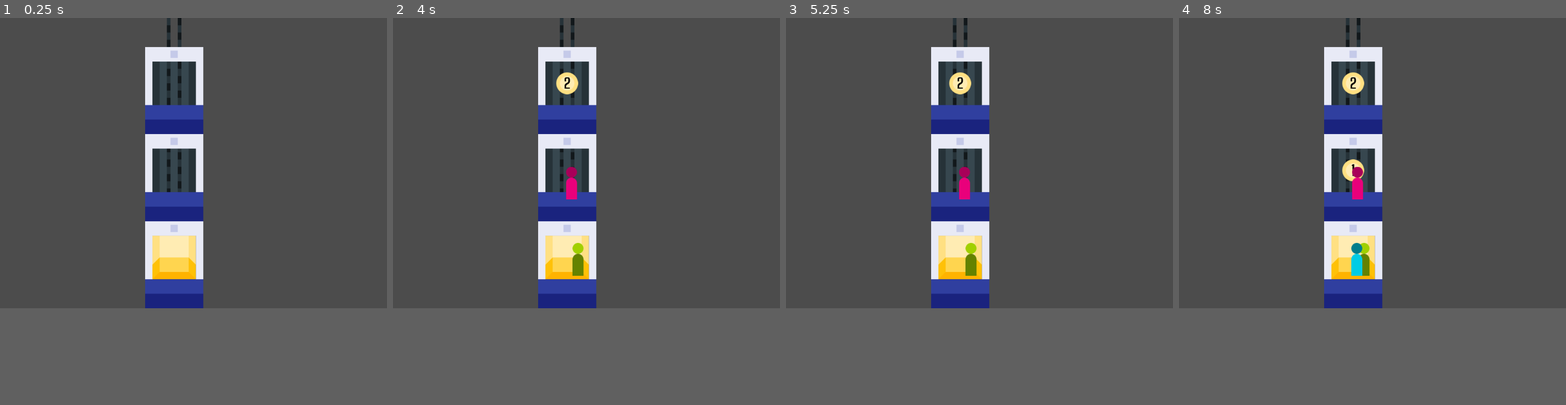
Above: before the commit, frames 1-4 (left to right).
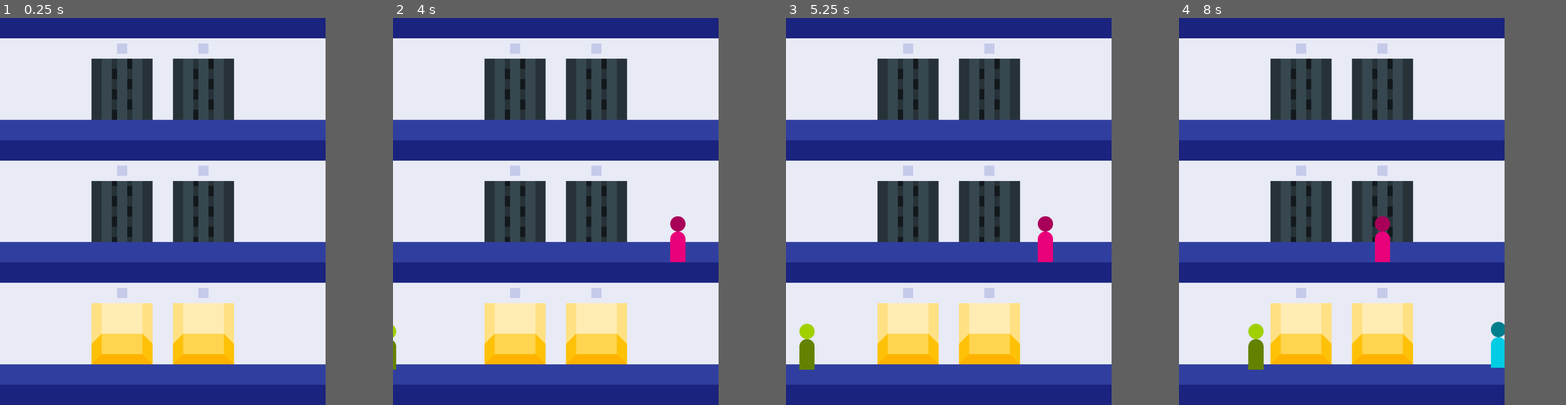
Above: after the commit, the same moments.

Repository: ttencate/uplifting
Game: Godot game, scene res://main.tscn
Same seed, same stepped clock (60 frames per second), same inputs: the game is played once before the commit and once after it.
Inputs (mouse positions are in pixels of both pictures, inside the frame that each line leads up to):
- Up to frame 1 (0.25 s): no input
- Up to frame 2 (4 s): click (567, 257) at 0.52 s; click (567, 257) at 1.27 s; click (567, 257) at 2.02 s; tap Enter at 2.75 s
- Up to frame 3 (5.25 s): no input
- Up to frame 4 (8 s): no input
In our replay, the window is 800x600 before the commit and 673x800 after it. These sizes can differ from the game's own. Grey fills any space a smaller window leaves; there, only what the larger window draws over its background counts as a difference.

The runs differ from the first frame. In frame 1, 71% of the frame differs, in the area x 0-85%, y 0-100%; in frame 2, 72%; in frame 3, 72%; in frame 4, 72%.

Commit message:
Smooth peep movement

Diff:
--- a/building/building.gd
+++ b/building/building.gd
@@ -10,25 +10,31 @@
 signal lift_arrived
 
 var _cells: Array = []
+var _rooms: Array = []
 
 func _ready():
 	_update_cells()
 
-func cell_pos(flr, lift):
-	return Vector2(lift, -flr) * Constants.CELL_SIZE
+func get_free_slots(flr):
+	var free_slots = []
+	for lift in lifts:
+		if lift.flr == flr and lift.doors_open():
+			for slot in lift.get_free_slots():
+				free_slots.push_back([slot, lift])
+	return free_slots
 
 func set_light_on(flr, lift_index, on):
 	var cell = _cells[flr][lift_index]
 	cell.set_light_on(on)
 
 func _update_cells():
-	while len(_cells) > num_floors:
+	while len(_cells) >= num_floors:
 		var row = _cells.pop_back()
 		for cell in row:
 			cell.queue_free()
-	while len(_cells) < num_floors:
+	while len(_cells) <= num_floors:
 		_cells.push_back([])
-	for flr in len(_cells):
+	for flr in num_floors + 1:
 		var row = _cells[flr]
 		while len(row) > num_lifts:
 			row.pop_back().queue_free()
@@ -39,6 +45,20 @@
 			cell.connect("clicked", self, "_cell_clicked", [flr, lift_index])
 			add_child(cell)
 			row.push_back(cell)
+
+	while len(_rooms) >= num_floors:
+		var row = _rooms.pop_back()
+		for room in row:
+			room.queue_free()
+	while len(_rooms) <= num_floors:
+		var flr = len(_rooms)
+		var left = preload("res://building/room.tscn").instance()
+		left.position = Constants.cell_pos(flr, -1)
+		add_child(left)
+		var right = preload("res://building/room.tscn").instance()
+		right.position = Constants.cell_pos(flr, num_lifts)
+		add_child(right)
+		_rooms.push_back([left, right])
 
 	while len(lifts) > num_lifts:
 		lifts.pop_back().queue_free()
@@ -59,7 +79,7 @@
 	_update_cells()
 
 func _get_size() -> Vector2:
-	return Vector2(num_lifts, num_floors) * Constants.CELL_SIZE
+	return Vector2(num_lifts + 2, num_floors) * Constants.CELL_SIZE + Vector2(0, 64)
 
 func _cell_clicked(flr, lift_index):
 	emit_signal("cell_clicked", flr, lift_index)
--- a/building/cell.gd
+++ b/building/cell.gd
@@ -11,7 +11,7 @@
 
 func init(flr, lift_index):
 	_floor = flr
-	position = Vector2(lift_index, -flr) * Constants.CELL_SIZE
+	position = Constants.cell_pos(flr, lift_index)
 
 func set_light_on(on):
 	_light.visible = on
--- /dev/null
+++ b/building/room.svg
@@ -0,0 +1,52 @@
+<?xml version="1.0" encoding="UTF-8" standalone="no"?>
+<svg
+   xmlns:dc="http://purl.org/dc/elements/1.1/"
+   xmlns:cc="http://creativecommons.org/ns#"
+   xmlns:rdf="http://www.w3.org/1999/02/22-rdf-syntax-ns#"
+   xmlns:svg="http://www.w3.org/2000/svg"
+   xmlns="http://www.w3.org/2000/svg"
+   id="svg8"
+   version="1.1"
+   viewBox="0 0 67.73333 101.6"
+   height="384"
+   width="256">
+  <defs
+     id="defs2" />
+  <metadata
+     id="metadata5">
+    <rdf:RDF>
+      <cc:Work
+         rdf:about="">
+        <dc:format>image/svg+xml</dc:format>
+        <dc:type
+           rdf:resource="http://purl.org/dc/dcmitype/StillImage" />
+        <dc:title></dc:title>
+      </cc:Work>
+    </rdf:RDF>
+  </metadata>
+  <g
+     transform="translate(0,-195.39998)"
+     id="layer1">
+    <rect
+       y="280.06665"
+       x="0"
+       height="16.933332"
+       width="67.73333"
+       id="rect4516"
+       style="opacity:1;fill:#1a237e;fill-opacity:1;stroke:none;stroke-width:4.23333311;stroke-linecap:square;stroke-linejoin:round;stroke-miterlimit:10;stroke-dasharray:none;stroke-dashoffset:0.99968505;stroke-opacity:1" />
+    <rect
+       style="opacity:1;fill:#303f9f;fill-opacity:1;stroke:none;stroke-width:4.23333311;stroke-linecap:square;stroke-linejoin:round;stroke-miterlimit:10;stroke-dasharray:none;stroke-dashoffset:0.99968505;stroke-opacity:1"
+       id="rect4518"
+       width="67.73333"
+       height="16.933332"
+       x="0"
+       y="263.13333" />
+    <rect
+       y="195.39998"
+       x="0"
+       height="67.73333"
+       width="67.73333"
+       id="rect4520"
+       style="opacity:1;fill:#e8eaf6;fill-opacity:1;stroke:none;stroke-width:4.23333311;stroke-linecap:square;stroke-linejoin:round;stroke-miterlimit:10;stroke-dasharray:none;stroke-dashoffset:0.99968505;stroke-opacity:1" />
+  </g>
+</svg>
--- /dev/null
+++ b/building/room.tscn
@@ -0,0 +1,9 @@
+[gd_scene load_steps=2 format=2]
+
+[ext_resource path="res://building/room.svg" type="Texture" id=1]
+
+[node name="room" type="Node2D"]
+
+[node name="room" type="Sprite" parent="."]
+position = Vector2( 128, -192 )
+texture = ExtResource( 1 )
--- a/constants.gd
+++ b/constants.gd
@@ -1,3 +1,6 @@
 class_name Constants
 
 const CELL_SIZE = Vector2(256, 384)
+
+static func cell_pos(flr, lift_index):
+	return Vector2(1 + lift_index, -flr) * CELL_SIZE
--- a/lift/lift.gd
+++ b/lift/lift.gd
@@ -20,16 +20,12 @@
 func doors_open():
 	return flr == floor(flr)
 
-func has_room():
-	return get_free_slot() != null
-
-func get_free_slot():
-	var shuffled_slots = _slots.duplicate()
-	shuffled_slots.shuffle()
-	for slot in shuffled_slots:
+func get_free_slots():
+	var slots = []
+	for slot in _slots:
 		if not slot.remote_path:
-			return slot
-	return null
+			slots.push_back(slot)
+	return slots
 
 func get_pawns():
 	var pawns = []
@@ -45,7 +41,7 @@
 
 func _set_flr(f):
 	flr = f
-	position.y = flr * -Constants.CELL_SIZE.y
+	position = Constants.cell_pos(flr, index)
 
 func _physics_process(delta):
 	var distance = _destination - flr
--- a/main.gd
+++ b/main.gd
@@ -9,17 +9,18 @@
 	$spawn_timer.connect("timeout", self, "_spawn")
 	_building.connect("cell_clicked", self, "_cell_clicked")
 
+	_rescale()
+
 func _spawn():
 	var pawn = preload("res://pawn/pawn.tscn").instance()
 	pawn.init(_building)
-	pawn.connect("button_pressed", self, "_pawn_button_pressed")
 	_pawns.add_child(pawn)
 
 	$spawn_timer.start(rand_range(2, 4))
 
-func _physics_process(_delta):
+func _physics_process(delta):
 	for pawn in _pawns.get_children():
-		pawn.tick(_building)
+		pawn.tick(delta, _building)
 	for lift_index in _building.num_lifts:
 		var lift = _building.lifts[lift_index]
 		for flr in _building.num_floors:
@@ -32,3 +33,8 @@
 
 func _cell_clicked(flr, lift_index):
 	_building.lifts[lift_index].move_to_floor(flr)
+
+func _rescale():
+	var size = _building.size
+	get_tree().set_screen_stretch(SceneTree.STRETCH_MODE_VIEWPORT, SceneTree.STRETCH_ASPECT_KEEP, size)
+	_building.position = Vector2(0, _building.size.y)
--- a/main.tscn
+++ b/main.tscn
@@ -7,9 +7,8 @@
 script = ExtResource( 1 )
 
 [node name="building" parent="." instance=ExtResource( 2 )]
-position = Vector2( 384, 768 )
-scale = Vector2( 0.6, 0.6 )
-num_lifts = 1
+position = Vector2( 0, 768 )
+num_lifts = 2
 
 [node name="pawns" type="Node2D" parent="building"]
 
--- a/pawn/pawn.gd
+++ b/pawn/pawn.gd
@@ -1,23 +1,27 @@
 extends Node2D
 
-enum State { WAITING_FOR_LIFT, IN_LIFT, ARRIVED }
-
-var state = State.WAITING_FOR_LIFT
 var flr: int = 0
 var destination: int = 0
 
-signal button_pressed
+signal entered_lift
 signal arrived
 
+enum State { MOVING_INTO_VIEW, MOVING_TO_LIFT, IN_LIFT, ARRIVED }
+
+var _state = State.MOVING_INTO_VIEW
+var _walk_in_speed: float = 64
+var _walk_to_lift_speed: float = 64
+var _walk_out_speed: float = 96
 var _lift = null
 var _slot = null
+var _preferred_x: float = 0
 
 func init(building):
-	var random = randf()
-	if random < 0.4:
+	var random = randi() % 3
+	if random == 0:
 		flr = 1 + randi() % (building.num_floors - 1)
 		destination = 0
-	elif random < 0.8:
+	elif random == 2:
 		flr = 0
 		destination = 1 + randi() % (building.num_floors - 1)
 	else:
@@ -25,8 +29,15 @@
 		destination = flr
 		while destination == flr:
 			destination = randi() % building.num_floors
-	position.x = rand_range(32, building.size.x - 32)
-	position.y = building.cell_pos(flr, 0).y - 96
+	position = Constants.cell_pos(flr, 0)
+	if randi() % 2 == 0:
+		position.x = -64
+		_preferred_x = Constants.cell_pos(flr, rand_range(0, 1)).x
+	else:
+		position.x = building.size.x + 64
+		_preferred_x = Constants.cell_pos(flr, rand_range(building.num_lifts - 1, building.num_lifts)).x
+	position.y -= 96 + rand_range(-32, 32)
+	z_index = 10
 
 func _ready():
 	var hue = randf()
@@ -39,28 +50,52 @@
 	$head.modulate = Color.from_hsv(hue, saturation, head_value)
 	$body.modulate = Color.from_hsv(hue, saturation, body_value)
 
-func tick(building):
-	match state:
-		State.WAITING_FOR_LIFT:
-			for lift in building.lifts:
-				if lift.flr == flr and lift.doors_open() and lift.has_room():
+func _sort_slots(a, b):
+	return global_position.distance_squared_to(a[0].global_position) < global_position.distance_squared_to(b[0].global_position)
+
+func tick(delta, building):
+	match _state:
+		State.MOVING_INTO_VIEW:
+			if len(building.get_free_slots(flr)) > 0:
+				_state = State.MOVING_TO_LIFT
+			var distance = position.x - _preferred_x
+			if abs(distance) > 32:
+				position.x -= delta * _walk_in_speed * sign(distance)
+		State.MOVING_TO_LIFT:
+			var free_slots = building.get_free_slots(flr)
+			free_slots.sort_custom(self, "_sort_slots")
+			if len(free_slots) > 0:
+				var destination_slot = free_slots[0][0]
+				var destination_lift = free_slots[0][1]
+				var distance = global_position.x - destination_slot.global_position.x
+				if abs(distance) < 32:
 					print("Entering lift")
-					_slot = lift.get_free_slot()
+					_slot = destination_slot
 					_slot.remote_path = get_path()
-					_lift = lift
+					_lift = destination_lift
 					z_index = -50
-					state = State.IN_LIFT
-					emit_signal("button_pressed", destination, lift)
-					break
+					_state = State.IN_LIFT
+					emit_signal("entered_lift", destination, _lift)
+				else:
+					position.x -= delta * _walk_to_lift_speed * sign(distance)
 		State.IN_LIFT:
 			if _lift.flr == destination:
 				print("Arrived at destination")
+				flr = destination
 				_slot.remote_path = NodePath("")
+				position.y = Constants.cell_pos(flr, _lift.index).y - 96 + rand_range(-32, 32)
+				z_index = 10
+				_state = State.ARRIVED
+				if randi() % 2 == 0:
+					_preferred_x = -64
+				else:
+					_preferred_x = building.size.x + 64
+				modulate = Color(1, 1, 1, 0.5)
 				_slot = null
 				_lift = null
-				z_index = 0
-				# TODO move onto floor
-				state = State.ARRIVED
 				emit_signal("arrived")
 		State.ARRIVED:
-			queue_free()
+			var distance = position.x - _preferred_x
+			position.x -= delta * _walk_out_speed * sign(distance)
+			if not $visibility_notifier.is_on_screen():
+				queue_free()
--- a/pawn/pawn.tscn
+++ b/pawn/pawn.tscn
@@ -14,3 +14,7 @@
 [node name="head" type="Sprite" parent="."]
 position = Vector2( 0, -120 )
 texture = ExtResource( 3 )
+
+[node name="visibility_notifier" type="VisibilityNotifier2D" parent="."]
+position = Vector2( 2.14577e-06, -72 )
+scale = Vector2( 3.2, 7.2 )
Not shown, added: building/room.svg.import
